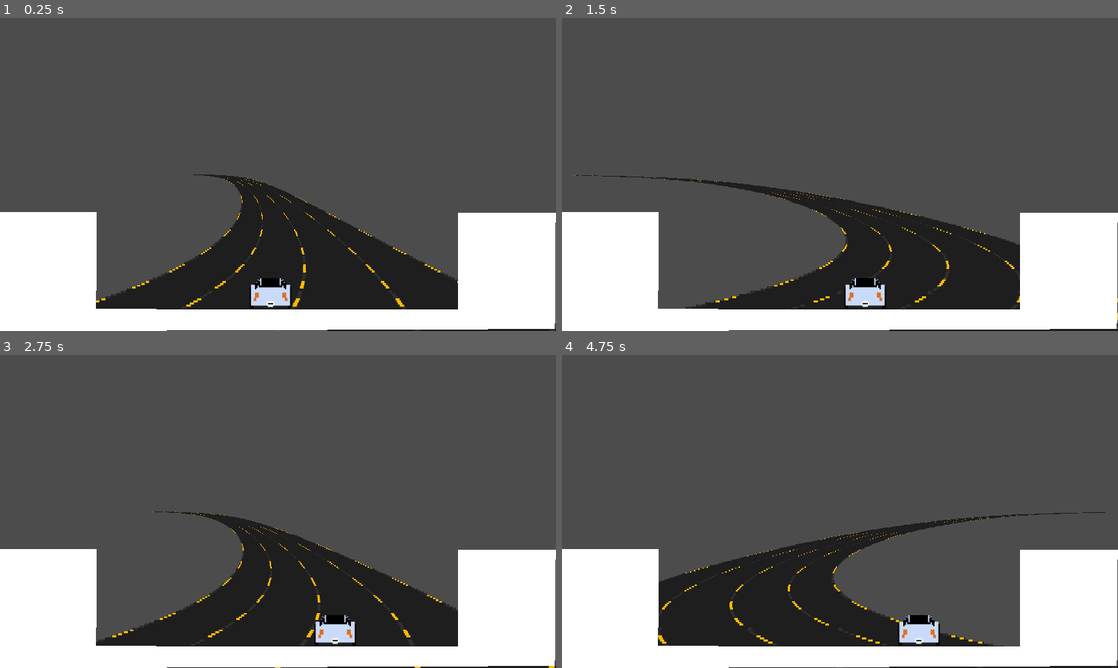
Above: before the commit, frames 1-4 (two rows, left to right).
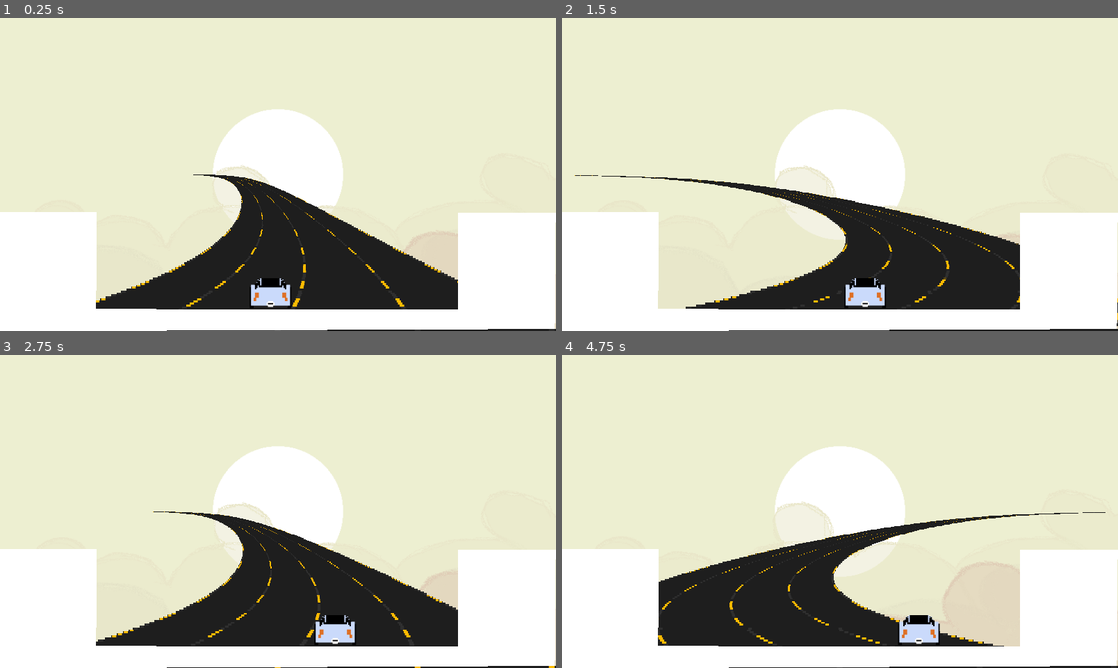
Above: after the commit, the same moments.

Repository: nealith/FreeCar
Game: Godot game, scene res://main.tscn
The game is run twice, just before and just after one commit, with the same random seed, the same clock (stepped at 60 frames per second) and the same inputs.
Inputs:
- Up to frame 1 (0.25 s): no input
- Up to frame 2 (1.5 s): hold Right (ui_right) 0.53-1.28 s; hold Left (ui_left) from 1.28 s (still down)
- Up to frame 3 (2.75 s): release Left (ui_left) at 2.03 s; hold Right (ui_right) from 2.03 s (still down)
- Up to frame 4 (4.75 s): release Right (ui_right) at 3.53 s; hold Left (ui_left) from 3.53 s (still down)

The runs differ from the first frame. In frame 1, 68% of the frame differs, in the area x 0-100%, y 0-100%; in frame 2, 70%; in frame 3, 68%; in frame 4, 70%.

Commit message:
begin parallax background

Diff:
--- /dev/null
+++ b/background/ParallaxBackground.gd
@@ -0,0 +1,16 @@
+extends ParallaxBackground
+
+# Declare member variables here. Examples:
+# var a = 2
+# var b = "text"
+
+# Called when the node enters the scene tree for the first time.
+func _ready():
+	pass # Replace with function body.
+
+# Called every frame. 'delta' is the elapsed time since the previous frame.
+#func _process(delta):
+#	pass
+
+func _on_background_camera_movement(mov):
+	scroll_offset += mov
--- /dev/null
+++ b/background/assets/layers.json
@@ -0,0 +1,78 @@
+{
+    "tilewidth": 2048,
+    "tileswide": 8,
+    "tileheight": 1024,
+    "layers": [
+        {
+            "tiles": [
+                {
+                    "tile": -1,
+                    "y": 0,
+                    "rot": 0,
+                    "flipX": false,
+                    "index": 0,
+                    "x": 0
+                },
+                {
+                    "tile": -1,
+                    "y": 0,
+                    "rot": 0,
+                    "flipX": false,
+                    "index": 1,
+                    "x": 1
+                },
+                {
+                    "tile": -1,
+                    "y": 0,
+                    "rot": 0,
+                    "flipX": false,
+                    "index": 2,
+                    "x": 2
+                },
+                {
+                    "tile": -1,
+                    "y": 0,
+                    "rot": 0,
+                    "flipX": false,
+                    "index": 3,
+                    "x": 3
+                },
+                {
+                    "tile": -1,
+                    "y": 0,
+                    "rot": 0,
+                    "flipX": false,
+                    "index": 4,
+                    "x": 4
+                },
+                {
+                    "tile": -1,
+                    "y": 0,
+                    "rot": 0,
+                    "flipX": false,
+                    "index": 5,
+                    "x": 5
+                },
+                {
+                    "tile": -1,
+                    "y": 0,
+                    "rot": 0,
+                    "flipX": false,
+                    "index": 6,
+                    "x": 6
+                },
+                {
+                    "tile": -1,
+                    "y": 0,
+                    "rot": 0,
+                    "flipX": false,
+                    "index": 7,
+                    "x": 7
+                }
+            ],
+            "name": "Layer 0",
+            "number": 0
+        }
+    ],
+    "tileshigh": 1
+}
--- /dev/null
+++ b/background/background.gd
@@ -0,0 +1,19 @@
+extends Node2D
+
+# Declare member variables here. Examples:
+# var a = 2
+# var b = "text"
+
+signal camera_movement()
+
+# Called when the node enters the scene tree for the first time.
+func _ready():
+	pass # Replace with function body.
+
+# Called every frame. 'delta' is the elapsed time since the previous frame.
+#func _process(delta):
+#	pass
+
+
+func _on_car_camera_movement(mov):
+	emit_signal("camera_movement",mov)
--- /dev/null
+++ b/background/background.tscn
@@ -0,0 +1,65 @@
+[gd_scene load_steps=8 format=2]
+
+[ext_resource path="res://background/background.gd" type="Script" id=1]
+[ext_resource path="res://background/ParallaxBackground.gd" type="Script" id=2]
+[ext_resource path="res://background/assets/layers_Layer 0.png" type="Texture" id=3]
+
+[sub_resource type="AtlasTexture" id=1]
+flags = 4
+atlas = ExtResource( 3 )
+region = Rect2( 0, 0, 2048, 1024 )
+
+[sub_resource type="AtlasTexture" id=2]
+resource_local_to_scene = true
+flags = 4
+atlas = ExtResource( 3 )
+region = Rect2( 2048, 0, 2048, 1024 )
+
+[sub_resource type="AtlasTexture" id=3]
+resource_local_to_scene = true
+flags = 4
+atlas = ExtResource( 3 )
+region = Rect2( 4094, 0, 2048, 1024 )
+
+[sub_resource type="AtlasTexture" id=4]
+resource_local_to_scene = true
+flags = 4
+atlas = ExtResource( 3 )
+region = Rect2( 6144, 0, 2048, 1024 )
+
+[node name="background" type="Node2D"]
+script = ExtResource( 1 )
+
+[node name="ParallaxBackground" type="ParallaxBackground" parent="."]
+script = ExtResource( 2 )
+
+[node name="Soleil" type="ParallaxLayer" parent="ParallaxBackground"]
+motion_scale = Vector2( 0, 0 )
+
+[node name="Sprite" type="Sprite" parent="ParallaxBackground/Soleil"]
+position = Vector2( 427, 240 )
+texture = SubResource( 1 )
+
+[node name="Clouds3" type="ParallaxLayer" parent="ParallaxBackground"]
+motion_scale = Vector2( 0.1, 0.1 )
+
+[node name="Sprite" type="Sprite" parent="ParallaxBackground/Clouds3"]
+position = Vector2( 427, 240 )
+z_index = 1
+texture = SubResource( 2 )
+
+[node name="Clouds2" type="ParallaxLayer" parent="ParallaxBackground"]
+motion_scale = Vector2( 0.3, 0.3 )
+
+[node name="Sprite" type="Sprite" parent="ParallaxBackground/Clouds2"]
+position = Vector2( 427, 240 )
+z_index = 1
+texture = SubResource( 3 )
+
+[node name="Clouds1" type="ParallaxLayer" parent="ParallaxBackground"]
+
+[node name="Sprite" type="Sprite" parent="ParallaxBackground/Clouds1"]
+position = Vector2( 427, 240 )
+z_index = 1
+texture = SubResource( 4 )
+[connection signal="camera_movement" from="." to="ParallaxBackground" method="_on_background_camera_movement"]
--- a/car/KinematicBody2D.gd
+++ b/car/KinematicBody2D.gd
@@ -9,7 +9,9 @@
 
 const STOP_FORCE = 1000
 
-var velocity = Vector2()
+var velocity = Vector2(0,0)
+
+signal camera_movement()
 
 var is_hitten = false
 var is_on_floor = false
@@ -28,6 +30,7 @@
 		var left = Input.is_action_pressed("ui_left")
 		var right = Input.is_action_pressed("ui_right")
 
+		var old_velocity = velocity
 
 		var gravity = Physics2DServer.area_get_param(get_world_2d().get_space(), Physics2DServer.AREA_PARAM_GRAVITY_VECTOR)
 
@@ -92,3 +95,15 @@
 			is_on_wall = false
 			is_on_ceil = false
 			is_on_floor = false
+
+		var mov = Vector2(0.0,0.0)
+
+		if (velocity-old_velocity)*0.1 > Vector2(1.0,1.0):
+			mov = Vector2(1.0,1.0)
+		elif (velocity-old_velocity)*0.1 < Vector2(-1.0,-1.0):
+			mov = Vector2(-1.0,-1.0)
+		else:
+			mov = (velocity-old_velocity)*0.1
+
+
+		emit_signal("camera_movement",mov)
--- /dev/null
+++ b/car/car.gd
@@ -0,0 +1,19 @@
+extends Node2D
+
+# Declare member variables here. Examples:
+# var a = 2
+# var b = "text"
+
+signal camera_movement()
+
+# Called when the node enters the scene tree for the first time.
+func _ready():
+	pass # Replace with function body.
+
+# Called every frame. 'delta' is the elapsed time since the previous frame.
+#func _process(delta):
+#	pass
+
+
+func _on_KinematicBody2D_camera_movement(mov):
+	emit_signal("camera_movement",mov)
--- a/car/car.tscn
+++ b/car/car.tscn
@@ -1,25 +1,28 @@
-[gd_scene load_steps=5 format=2]
+[gd_scene load_steps=6 format=2]
 
-[ext_resource path="res://car/KinematicBody2D.gd" type="Script" id=1]
-[ext_resource path="res://car/assets/spritesheet.png" type="Texture" id=2]
+[ext_resource path="res://car/car.gd" type="Script" id=1]
+[ext_resource path="res://car/KinematicBody2D.gd" type="Script" id=2]
+[ext_resource path="res://car/assets/spritesheet.png" type="Texture" id=3]
 
 [sub_resource type="RectangleShape2D" id=1]
 extents = Vector2( 32.3467, 24.0122 )
 
 [sub_resource type="AtlasTexture" id=2]
 flags = 4
-atlas = ExtResource( 2 )
+atlas = ExtResource( 3 )
 region = Rect2( 32, 0, 80, 48 )
 
 [node name="car" type="Node2D"]
+script = ExtResource( 1 )
 
 [node name="KinematicBody2D" type="KinematicBody2D" parent="."]
 z_index = 10
 collision_mask = 2
-script = ExtResource( 1 )
+script = ExtResource( 2 )
 
 [node name="CollisionShape2D" type="CollisionShape2D" parent="KinematicBody2D"]
 shape = SubResource( 1 )
 
 [node name="Sprite" type="Sprite" parent="KinematicBody2D"]
 texture = SubResource( 2 )
+[connection signal="camera_movement" from="KinematicBody2D" to="." method="_on_KinematicBody2D_camera_movement"]
--- a/main.tscn
+++ b/main.tscn
@@ -1,8 +1,28 @@
-[gd_scene load_steps=4 format=2]
+[gd_scene load_steps=9 format=2]
 
 [ext_resource path="res://car/car.tscn" type="PackedScene" id=1]
 [ext_resource path="res://road/road.tscn" type="PackedScene" id=2]
 [ext_resource path="res://sound/assets/road_music.ogg" type="AudioStream" id=3]
+[ext_resource path="res://background/background.tscn" type="PackedScene" id=4]
+[ext_resource path="res://background/assets/layers_Layer 0.png" type="Texture" id=5]
+
+[sub_resource type="AtlasTexture" id=1]
+resource_local_to_scene = true
+flags = 4
+atlas = ExtResource( 5 )
+region = Rect2( 2048, 0, 2048, 1024 )
+
+[sub_resource type="AtlasTexture" id=2]
+resource_local_to_scene = true
+flags = 4
+atlas = ExtResource( 5 )
+region = Rect2( 4094, 0, 2048, 1024 )
+
+[sub_resource type="AtlasTexture" id=3]
+resource_local_to_scene = true
+flags = 4
+atlas = ExtResource( 5 )
+region = Rect2( 6144, 0, 2048, 1024 )
 
 [node name="main" type="Node2D"]
 
@@ -14,3 +34,18 @@
 [node name="AudioStreamPlayer" type="AudioStreamPlayer" parent="."]
 stream = ExtResource( 3 )
 autoplay = true
+
+[node name="background" parent="." instance=ExtResource( 4 )]
+editor/display_folded = true
+
+[node name="Sprite" parent="background/ParallaxBackground/Clouds3" index="0"]
+texture = SubResource( 1 )
+
+[node name="Sprite" parent="background/ParallaxBackground/Clouds2" index="0"]
+texture = SubResource( 2 )
+
+[node name="Sprite" parent="background/ParallaxBackground/Clouds1" index="0"]
+texture = SubResource( 3 )
+[connection signal="camera_movement" from="car" to="background" method="_on_car_camera_movement"]
+
+[editable path="background"]
Not shown, added: background/assets/layers55_0.png.import
Not shown, added: background/assets/layers_0.png.import
Binary file added: background/assets/layers_Layer 0.png
Not shown, added: background/assets/layers_Layer 0.png.import
Not shown, changed: background/assets/last_layer.pyxel
Not shown, added: background/assets/layers.pyxel
